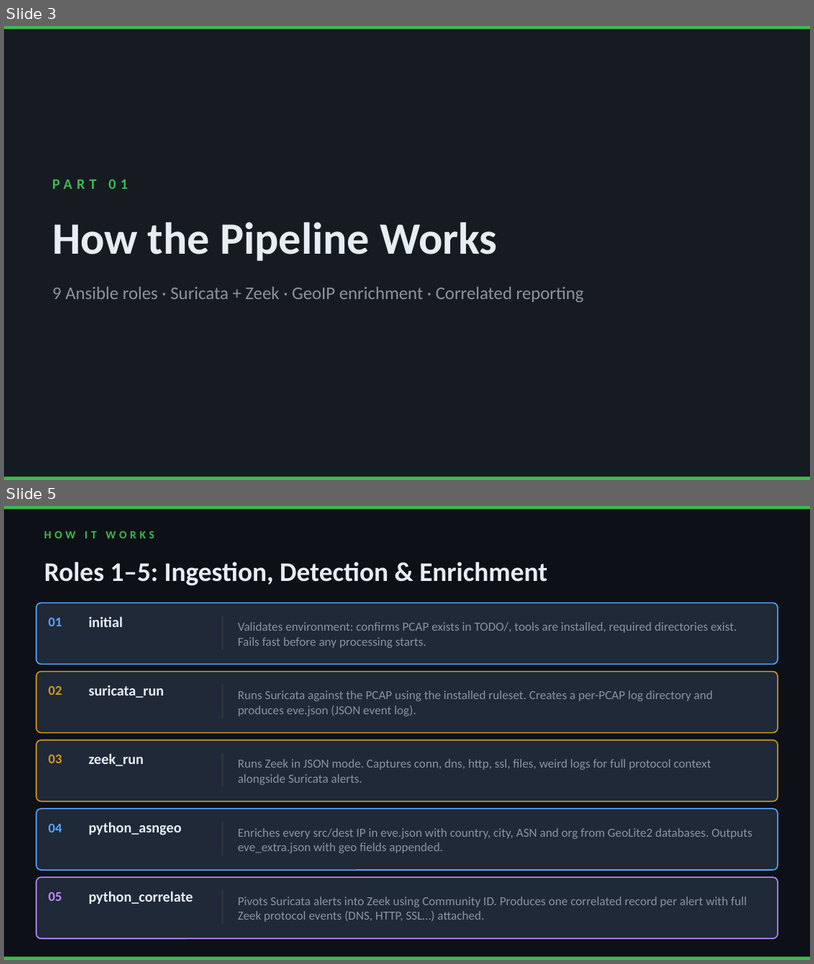
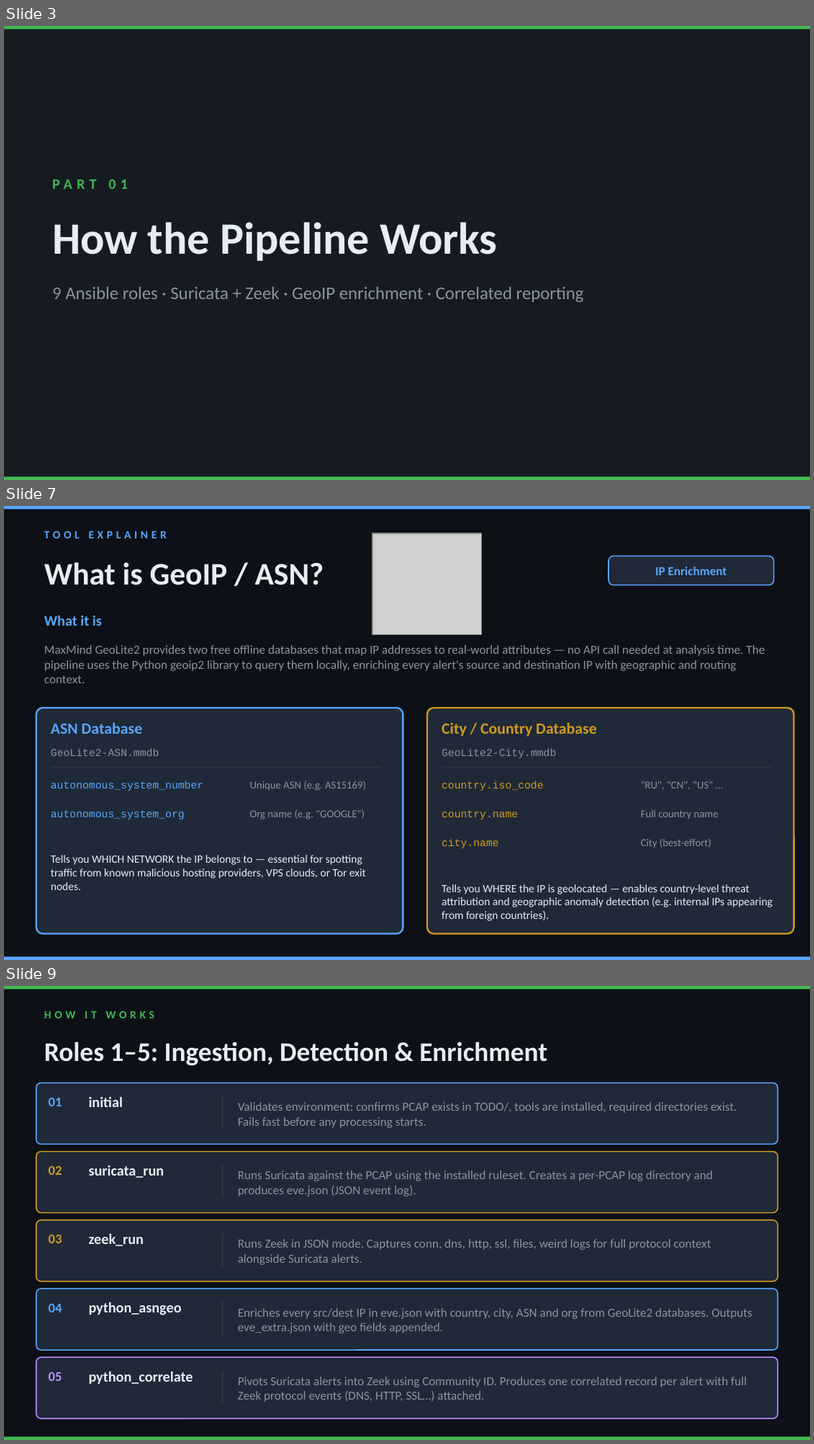
Before and after one commit to JujuJuhu/Network-Threat-Hunting-Automation, a slide deck: docs/PCAP_Threat_Hunt_Pipeline.pptx. Shown one above the other, each under a label of ours: slides 3 and 5 before the commit, slides 3, 7 and 9 after it; the slides between them are not shown. The pictures are 814x964 and 814x1444 pixels, drawn with LibreOffice and Linux fonts; fonts in the diff are those of the drawing; grey boxes stand for pictures. Boxes give left, top, right and bottom in pixels: in the first picture for what was removed or moved away, otherwise in the second. Text is boxed around its words. In the diff, an @@ line names an element or a change of style, - is before the commit and + after.

```diff
--- a/docs/PCAP_Threat_Hunt_Pipeline.pptx
+++ b/docs/PCAP_Threat_Hunt_Pipeline.pptx
@@ slide 7 added at (x1=4, y1=506, x2=810, y2=960), background #F0F4F8 @@
@@ rectangle added at (x1=4, y1=506, x2=810, y2=959), fill #0D1117 @@
@@ rectangle added at (x1=4, y1=506, x2=810, y2=509), fill #58A6FF @@
@@ text added at (x1=44, y1=530, x2=167, y2=538), 10 pt, text #58A6FF, bold @@
+TOOL EXPLAINER
@@ picture added at (x1=373, y1=533, x2=482, y2=635) @@
@@ text added at (x1=44, y1=562, x2=324, y2=585), 28 pt, text #E6EDF3, bold @@
+What is GeoIP / ASN?
@@ rounded rectangle added at (x1=609, y1=556, x2=774, y2=585), fill #1F2937, outline #58A6FF 1 pt @@
@@ text added at (x1=656, y1=566, x2=728, y2=575), 11 pt, text #58A6FF, bold @@
+IP Enrichment
@@ text added at (x1=44, y1=615, x2=102, y2=626), 13 pt, text #58A6FF, bold @@
+What it is
@@ text added at (x1=44, y1=645, x2=765, y2=683), 11 pt, text #8B949E @@
+MaxMind GeoLite2 provides two free offline databases that map IP addresses to real-world attributes — no API call needed at analysis time. The pipeline uses the Python geoip2 library to query them locally, enriching every alert's source and destination IP with geographic and routing context.
@@ rounded rectangle added at (x1=36, y1=708, x2=403, y2=934), fill #1F2937, outline #58A6FF 1.5 pt @@
@@ rounded rectangle added at (x1=427, y1=708, x2=795, y2=934), fill #1F2937, outline #D29922 1.5 pt @@
@@ text added at (x1=51, y1=722, x2=143, y2=734), 14 pt, text #58A6FF, bold @@
+ASN Database
@@ text added at (x1=442, y1=722, x2=597, y2=736), 14 pt, text #D29922, bold @@
+City / Country Database
@@ text added at (x1=51, y1=748, x2=159, y2=756), 9.5 pt, text #8B949E @@
+GeoLite2-ASN.mmdb
@@ text added at (x1=442, y1=748, x2=556, y2=758), 9.5 pt, text #8B949E @@
+GeoLite2-City.mmdb
@@ rectangle added at (x1=51, y1=767, x2=381, y2=767), fill #30363D @@
@@ text added at (x1=51, y1=780, x2=203, y2=790), 9.5 pt, text #58A6FF @@
+autonomous_system_number
@@ text added at (x1=250, y1=780, x2=366, y2=790), 9.5 pt, text #8B949E @@
+Unique ASN (e.g. AS15169)
@@ rectangle added at (x1=442, y1=767, x2=772, y2=767), fill #30363D @@
@@ text added at (x1=442, y1=780, x2=544, y2=790), 9.5 pt, text #D29922 @@
+country.iso_code
@@ text added at (x1=641, y1=781, x2=713, y2=790), 9.5 pt, text #8B949E @@
+"RU", "CN", "US" …
@@ text added at (x1=51, y1=810, x2=185, y2=819), 9.5 pt, text #58A6FF @@
+autonomous_system_org
@@ text added at (x1=250, y1=809, x2=365, y2=819), 9.5 pt, text #8B949E @@
+Org name (e.g. "GOOGLE")
@@ text added at (x1=442, y1=810, x2=518, y2=819), 9.5 pt, text #D29922 @@
+country.name
@@ text added at (x1=641, y1=810, x2=719, y2=818), 9.5 pt, text #8B949E @@
+Full country name
@@ text added at (x1=442, y1=839, x2=499, y2=848), 9.5 pt, text #D29922 @@
+city.name
@@ text added at (x1=641, y1=838, x2=712, y2=847), 9.5 pt, text #8B949E @@
+City (best-effort)
@@ text added at (x1=51, y1=854, x2=366, y2=890), 10 pt, text #E6EDF3 @@
+Tells you WHICH NETWORK the IP belongs to — essential for spotting traffic from known malicious hosting providers, VPS clouds, or Tor exit nodes.
@@ text added at (x1=442, y1=884, x2=773, y2=921), 10 pt, text #E6EDF3 @@
+Tells you WHERE the IP is geolocated — enables country-level threat attribution and geographic anomaly detection (e.g. internal IPs appearing from foreign countries).
@@ rectangle added at (x1=4, y1=956, x2=810, y2=959), fill #58A6FF @@
@@ what was slide 5 is now slide 9 @@
```
Also in this commit, not shown: 1 slide changed, 3 other slides added.
